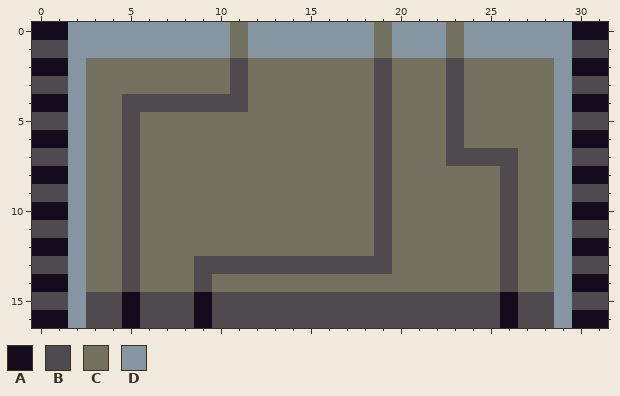
Pixel-art sprite -- Junkbot/res/bitmaps/entities/cleanerBot.png. Above is the file before it was changed.
The file is 32x17 pixels.
Palette (. is transparent): A #140c1c  B #4e4a4e  C #757161  D #8595a1
Pixels before, first column x 0:
 0 AADDDDDDDDDCDDDDDDDCDDDCDDDDDDAA
 1 BBDDDDDDDDDCDDDDDDDCDDDCDDDDDDBB
 2 AADCCCCCCCCBCCCCCCCBCCCBCCCCCDAA
 3 BBDCCCCCCCCBCCCCCCCBCCCBCCCCCDBB
 4 AADCCBBBBBBBCCCCCCCBCCCBCCCCCDAA
 5 BBDCCBCCCCCCCCCCCCCBCCCBCCCCCDBB
 6 AADCCBCCCCCCCCCCCCCBCCCBCCCCCDAA
 7 BBDCCBCCCCCCCCCCCCCBCCCBBBBCCDBB
 8 AADCCBCCCCCCCCCCCCCBCCCCCCBCCDAA
 9 BBDCCBCCCCCCCCCCCCCBCCCCCCBCCDBB
10 AADCCBCCCCCCCCCCCCCBCCCCCCBCCDAA
11 BBDCCBCCCCCCCCCCCCCBCCCCCCBCCDBB
12 AADCCBCCCCCCCCCCCCCBCCCCCCBCCDAA
13 BBDCCBCCCBBBBBBBBBBBCCCCCCBCCDBB
14 AADCCBCCCBCCCCCCCCCCCCCCCCBCCDAA
15 BBDBBABBBABBBBBBBBBBBBBBBBABBDBB
16 AADBBABBBABBBBBBBBBBBBBBBBABBDAA
And afterwards:
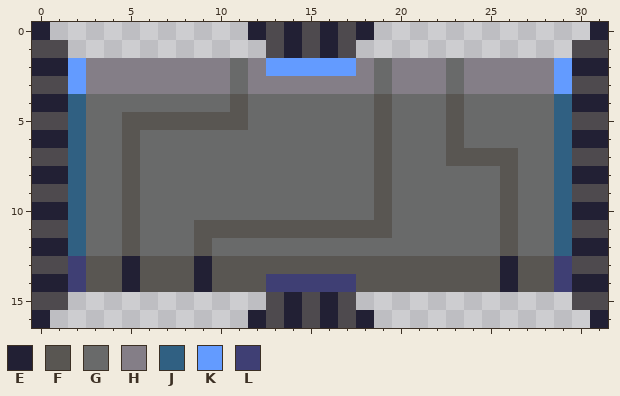
Colours new in this view: E #222034  F #595652  G #696a6a  H #847e87  J #306082  K #639bff  L #3f3f74
What changed:
Changed rows in their new state; - is an unchanged pixel.
first column x 0:
 0 E...........EBEBEBE............E
 1 --...........BEBEB............--
 2 EEKHHHHHHHHGHKKKKKHGHHHGHHHHHKEE
 3 --KHHHHHHHHGHHHHHHHGHHHGHHHHHK--
 4 EEJGGGGGGGGFGGGGGGGFGGGFGGGGGJEE
 5 --JGGFFFFFFFGGGGGGGFGGGFGGGGGJ--
 6 EEJGGFGGGGGGGGGGGGGFGGGFGGGGGJEE
 7 --JGGFGGGGGGGGGGGGGFGGGFFFFGGJ--
 8 EEJGGFGGGGGGGGGGGGGFGGGGGGFGGJEE
 9 --JGGFGGGGGGGGGGGGGFGGGGGGFGGJ--
10 EEJGGFGGGGGGGGGGGGGFGGGGGGFGGJEE
11 --JGGFGGGFFFFFFFFFFFGGGGGGFGGJ--
12 EEJGGFGGGFGGGGGGGGGGGGGGGGFGGJEE
13 --LFFEFFFEFFFFFFFFFFFFFFFFEFFL--
14 EELFFEFFFEFFFLLLLLFFFFFFFFEFFLEE
15 --...........-E-E-............--
16 E...........E-E-E-E............E
